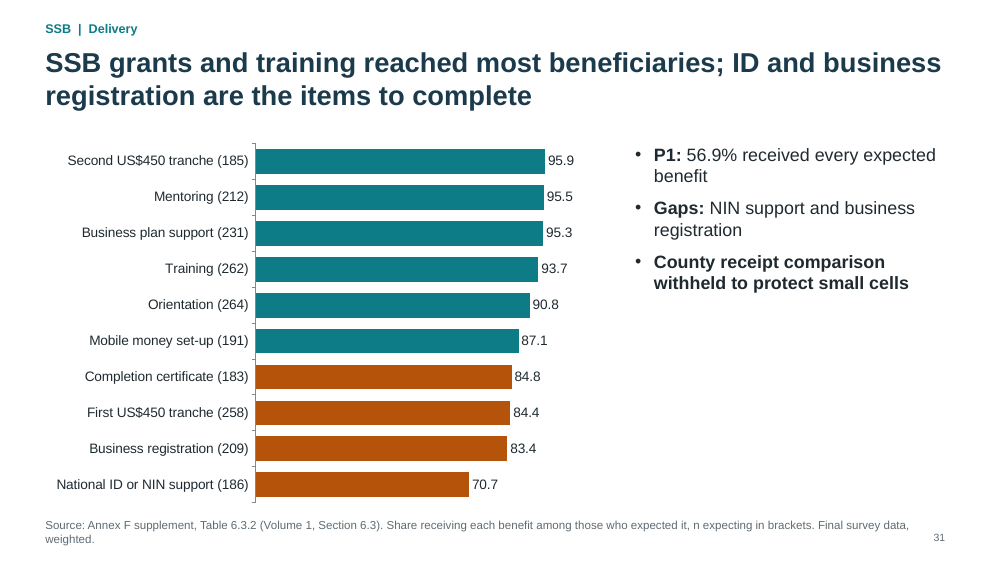
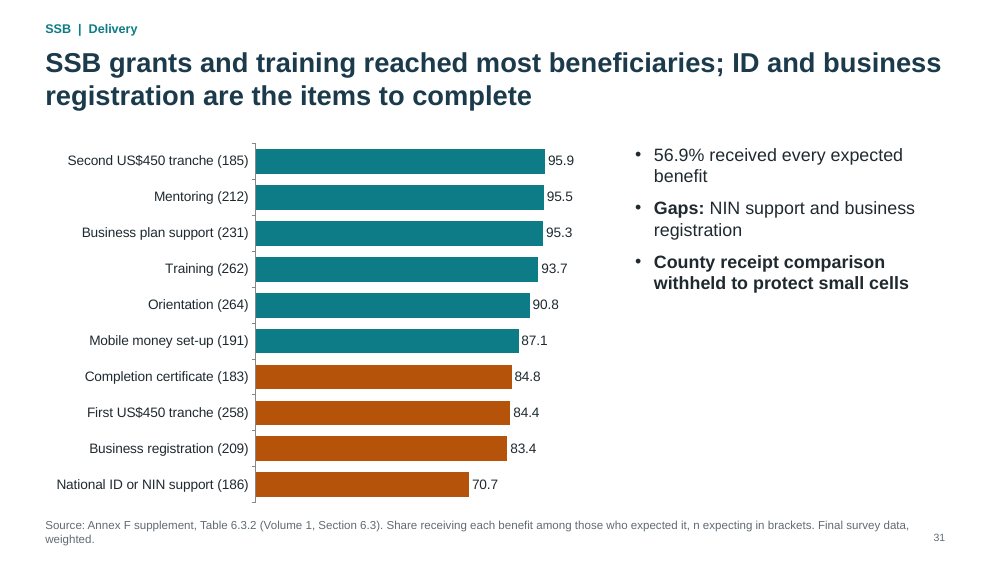
Before and after one commit to kokouekpinda/kokouekpinda, a slide deck: slide 31 of deliverables/REALISE_PMT_Presentation_v5.pptx. Drawn at 1008x567 pixels with LibreOffice and Linux fonts; fonts in the diff are those of the drawing. Boxes give left, top, right and bottom in pixels: in the first picture for what was removed or moved away, otherwise in the second. Text is boxed around its words. In the diff, an @@ line names an element or a change of style, - is before the commit and + after.

```diff
--- a/deliverables/REALISE_PMT_Presentation_v5.pptx
+++ b/deliverables/REALISE_PMT_Presentation_v5.pptx
@@ text at (654, 148, 904, 182): text changed @@
-• P1: 56.9% received every expected benefit
+• 56.9% received every expected benefit
```
Also in this commit, not shown: 10 other slides changed, 1 other file.
